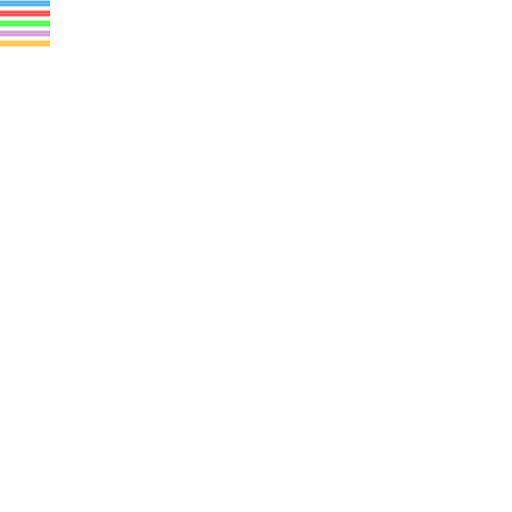
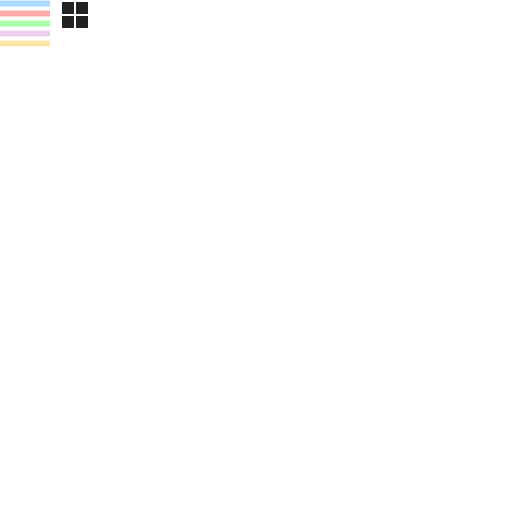
Comparing the layer stacks of the two (512, 512) images. Changes:
"Ebene": opacity 100% → 50%, painted on it over [0, 0, 50, 48]
painted on "asteroids.png" over [0, 0, 88, 38]
